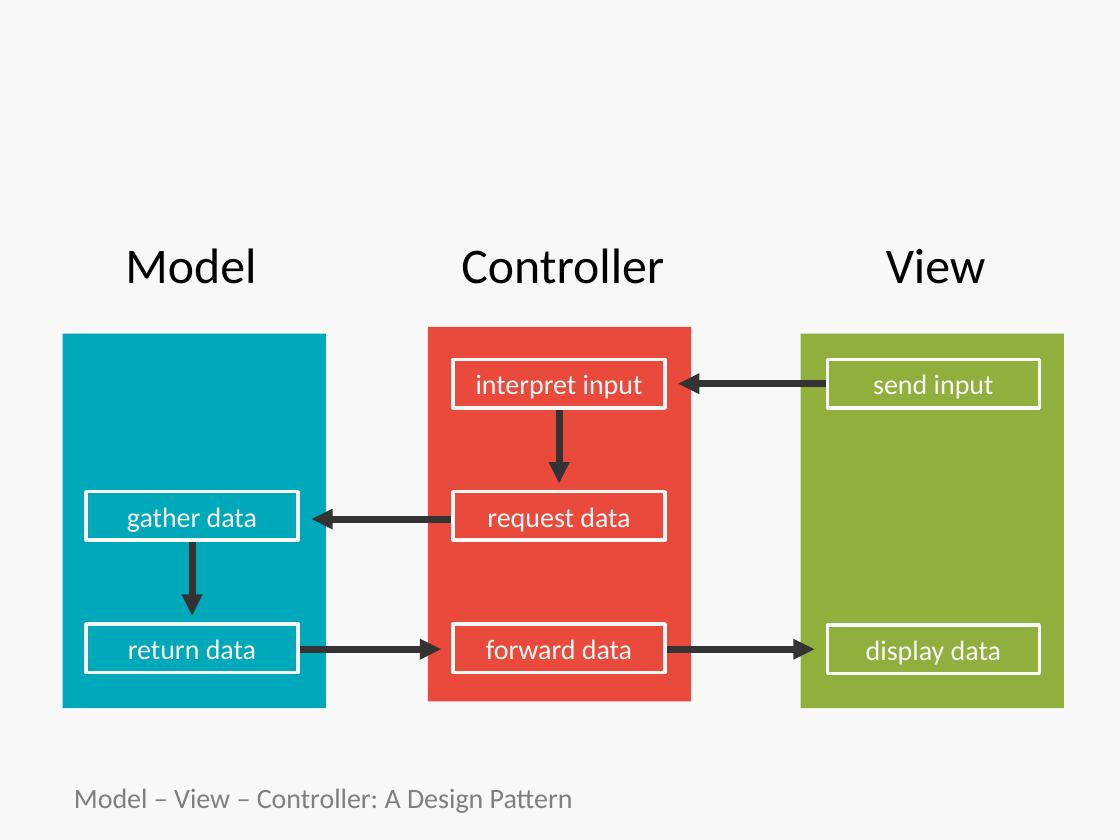
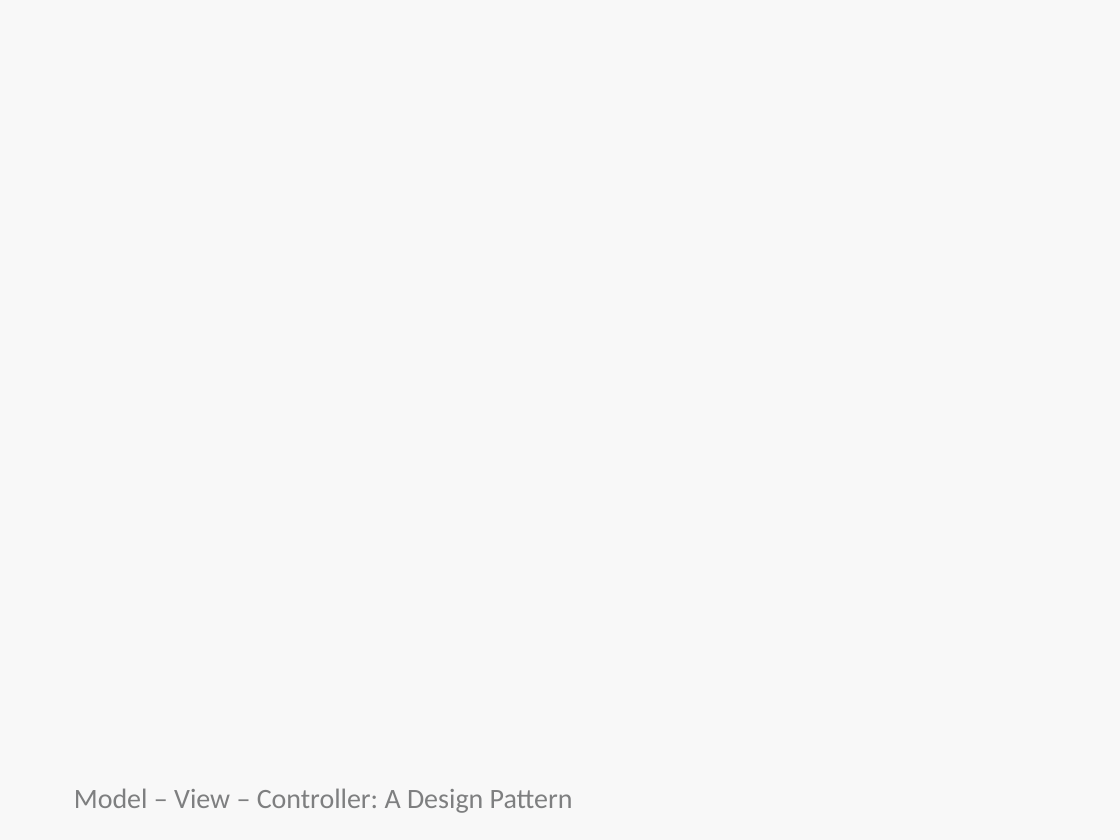
Before and after one commit to bootcoder/lectures, a slide deck: slide 33 of 1phase/ruby-mvc-single-res/HT-MVC.pptx. Drawn at 1120x840 pixels with LibreOffice and Linux fonts; fonts in the diff are those of the drawing; background and template pictures are left out. Boxes give left, top, right and bottom in pixels: in the first picture for what was removed or moved away, otherwise in the second. Text is boxed around its words. In the diff, an @@ line names an element or a change of style, - is before the commit and + after.

```diff
--- a/1phase/ruby-mvc-single-res/HT-MVC.pptx
+++ b/1phase/ruby-mvc-single-res/HT-MVC.pptx
@@ text removed at [125, 248, 256, 284] @@
-Model
@@ text removed at [461, 248, 664, 284] @@
-Controller
@@ text removed at [886, 248, 986, 284] @@
-View
@@ rectangle removed at [428, 327, 691, 702] @@
@@ rectangle removed at [63, 334, 326, 709] @@
@@ rectangle removed at [801, 334, 1064, 709] @@
@@ rectangle removed at [454, 360, 665, 408] @@
-interpret input
@@ arrow removed from (828, 384) to (679, 384) @@
@@ rectangle removed at [828, 360, 1039, 408] @@
-send input
@@ arrow removed from (559, 408) to (559, 483) @@
@@ rectangle removed at [86, 492, 298, 540] @@
-gather data
@@ rectangle removed at [454, 492, 665, 540] @@
-request data
@@ arrow removed from (461, 519) to (311, 519) @@
@@ arrow removed from (192, 540) to (192, 616) @@
@@ rectangle removed at [86, 624, 298, 672] @@
-return data
@@ rectangle removed at [454, 624, 665, 672] @@
-forward data
@@ rectangle removed at [828, 625, 1039, 673] @@
-display data
@@ arrow removed from (292, 650) to (441, 650) @@
@@ arrow removed from (665, 650) to (814, 650) @@
```
Also in this commit, not shown: 2 other slides changed, 1 other file.
